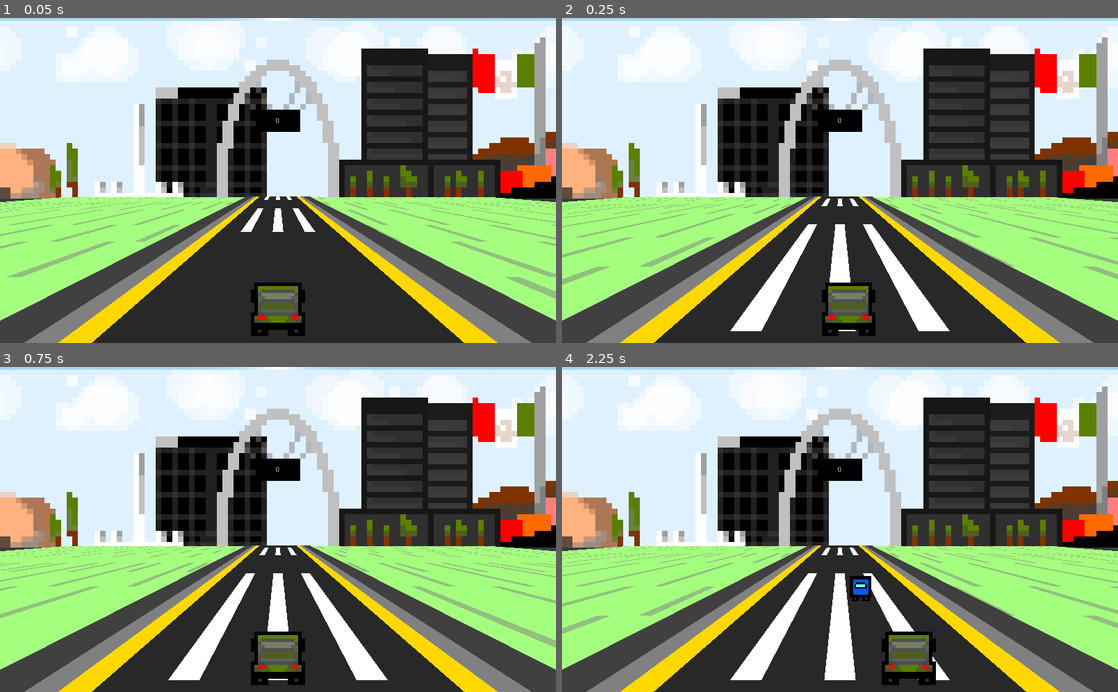
Above: before the commit, frames 1-4 (two rows, left to right).
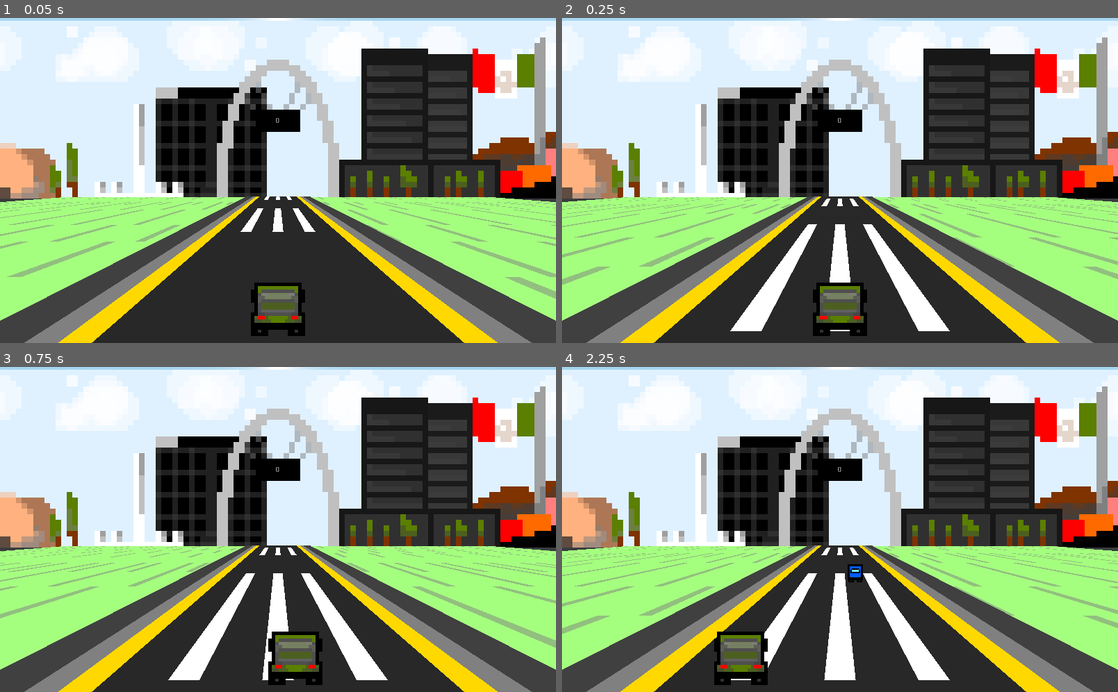
Above: after the commit, the same moments.

Repository: ClarkThyLord/Speed-Trash
Game: Godot game, scene res://src/game/game.tscn
The game is run twice, just before and just after one commit, with the same random seed, the same clock (stepped at 60 frames per second) and the same inputs.
Inputs:
- Up to frame 1 (0.05 s): no input
- Up to frame 2 (0.25 s): no input
- Up to frame 3 (0.75 s): hold Right (ui_right) from 0.53 s (still down); hold Space (action_break) from 0.53 s (still down)
- Up to frame 4 (2.25 s): release Right (ui_right) at 1.28 s; release Space (action_break) at 1.28 s; hold Left (ui_left) 1.28-2.03 s; tap Space (action_break) at 1.35 s; hold Right (ui_right) from 2.03 s (still down); hold Space (action_break) from 2.03 s (still down)

Frame 1 is identical in both runs. In frame 2, 0.9% of the frame differs, in the area x 45-57%, y 81-98%; in frame 3, 1.5%; in frame 4, 3.3%, in the area x 27-68%, y 60-98%.

Commit message:
global q-table and different ai modes
Clark was here :V

Diff:
--- a/src/garbage_truck/garbage_truck.gd
+++ b/src/garbage_truck/garbage_truck.gd
@@ -3,8 +3,11 @@
 
 
 
-## Constants
-const Q_TABLE_PATH := "user://q_table.json"
+## Enums
+enum AIModes {
+	TRAINING,
+	PLAYING
+}
 
 
 
@@ -25,6 +28,8 @@
 
 export var ai := false
 
+export(AIModes) var ai_mode := AIModes.PLAYING
+
 
 
 ## Private Variables
@@ -32,13 +37,13 @@
 
 var _boosting := false
 
-var _q_table := {}
-
 var _moves := []
 
 
 
 ## OnReady Variables
+onready var sprite : Sprite3D = get_node("Sprite3D")
+
 onready var animation_player : AnimationPlayer = get_node("AnimationPlayer")
 
 onready var view : Area = get_node("View")
@@ -46,39 +51,8 @@
 
 
 ## Built-In Virtual Methods
-func _enter_tree() -> void:
-	if ai:
-		var file = File.new()
-		if not file.file_exists(Q_TABLE_PATH):
-			return
-
-		print("Loading q_table.json...")
-		if file.open(Q_TABLE_PATH, File.READ) != 0:
-			print("Error opening file")
-			return
-
-		var json := JSON.parse(file.get_as_text())
-		if json.error == OK and typeof(json.result) == TYPE_DICTIONARY:
-			print(file.get_path_absolute())
-			_q_table = json.result
-
-		if file.is_open():
-			file.close()
-
-
-func _exit_tree() -> void:
-	if ai:
-		print('Saving q_table.json...')
-		var file = File.new()
-		if file.open(Q_TABLE_PATH, File.WRITE) != 0:
-			print("Error opening file")
-			return
-
-		print(file.get_path_absolute())
-		file.store_line(JSON.print(_q_table))
-
-		if file.is_open():
-			file.close()
+func _ready() -> void:
+	sprite.modulate.a = 0.1 if (ai and ai_mode == AIModes.TRAINING) else 1.0
 
 
 func _physics_process(delta : float) -> void:
@@ -96,6 +70,8 @@
 							+ str(area.translation) \
 							+ "," + str(area.pointage) + ")"
 
+		var q_table := _get_q_table()
+
 		var moves := [
 			translation,
 			Vector3(clamp(translation.x + speed * delta, -6.0, 6.0), 0, 0),
@@ -108,7 +84,7 @@
 
 		for move in moves:
 			var move_hash := hash(str(move) + state)
-			var move_value : float = _q_table.get(move_hash, -INF)
+			var move_value : float = q_table.get(move_hash, -INF)
 			if move_value > best_move_value:
 				best_move = move
 				best_move_hash = move_hash
@@ -154,15 +130,21 @@
 
 
 ## Private Methods
+func _get_q_table() -> Dictionary:
+	var session := get_node_or_null("/root/Session")
+	return session.q_table if is_instance_valid(session) else {}
+
+
 func _on_GargabeTruck_area_entered(area : Area):
 	if area.is_in_group("objects"):
 		var decay := 0.03
 		var reward : float = area.pointage
+		var q_table = _get_q_table()
 		for move in _moves:
-			if not _q_table.has(move):
-				_q_table[move] = 0.0
+			if not q_table.has(move):
+				q_table[move] = 0.0
 
-			_q_table[move] = float(_q_table[move]) + reward
+			q_table[move] = float(q_table[move]) + reward
 			reward -= reward * decay
 
 	if area.is_in_group("obstacles") and not animation_player.is_playing():
--- a/src/garbage_truck/garbage_truck.tscn
+++ b/src/garbage_truck/garbage_truck.tscn
@@ -30,7 +30,6 @@
 "players",
 ]]
 script = ExtResource( 1 )
-ai = true
 
 [node name="AnimationPlayer" type="AnimationPlayer" parent="."]
 anims/hit = SubResource( 1 )
--- a/src/session.gd
+++ b/src/session.gd
@@ -1,6 +1,48 @@
 extends Node
+## Session
+
+
+
+## Constants
+const Q_TABLE_PATH := "user://q_table.json"
 
 
 
 ## Public Variables
 var points := 0
+
+var q_table := {}
+
+
+## Built-In Virtual Methods
+func _enter_tree() -> void:
+	var file = File.new()
+	if not file.file_exists(Q_TABLE_PATH):
+		return
+
+	print("Loading q_table.json...")
+	if file.open(Q_TABLE_PATH, File.READ) != 0:
+		print("Error opening file")
+		return
+
+	var json := JSON.parse(file.get_as_text())
+	if json.error == OK and typeof(json.result) == TYPE_DICTIONARY:
+		print(file.get_path_absolute())
+		q_table = json.result
+
+	if file.is_open():
+		file.close()
+
+
+func _exit_tree() -> void:
+	print('Saving q_table.json...')
+	var file = File.new()
+	if file.open(Q_TABLE_PATH, File.WRITE) != 0:
+		print("Error opening file")
+		return
+
+	print(file.get_path_absolute())
+	file.store_line(JSON.print(q_table))
+
+	if file.is_open():
+		file.close()
